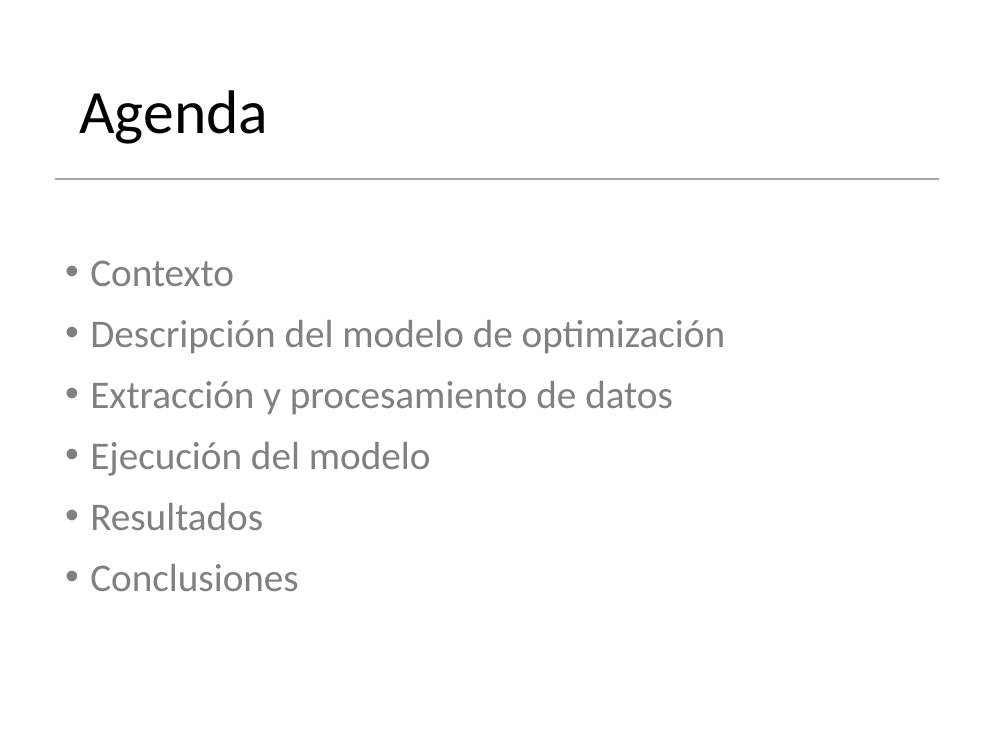
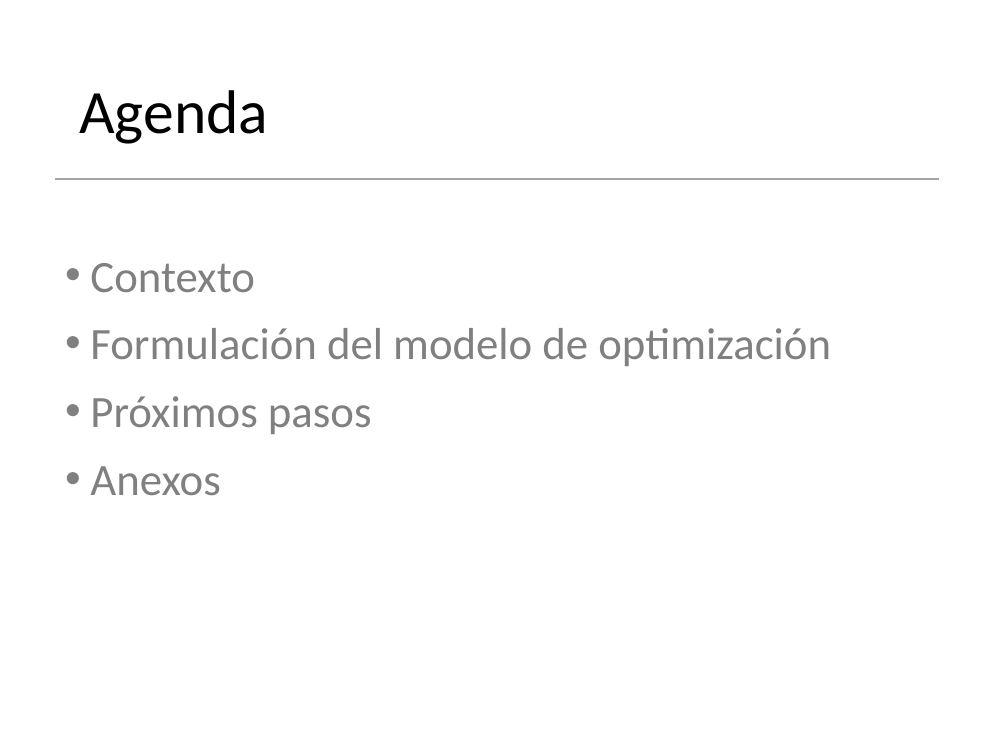
Before and after one commit to Robert-Aduviri/optimizacion-heladas-friaje, a slide deck: slide 2 of documentos/Presentación - Semana 2.pptx. Drawn at 1008x756 pixels with LibreOffice and Linux fonts; fonts in the diff are those of the drawing. Boxes give left, top, right and bottom in pixels: in the first picture for what was removed or moved away, otherwise in the second. Text is boxed around its words. In the diff, an @@ line names an element or a change of style, - is before the commit and + after.

```diff
--- a/documentos/Presentación - Semana 2.pptx
+++ b/documentos/Presentación - Semana 2.pptx
@@ text at box(90, 263, 255, 292): size 28 to 32 pt in "Contexto" @@
@@ text at box(90, 328, 831, 495): text changed; size 28 to 32 pt @@
-• Descripción del modelo de optimización
-• Extracción y procesamiento de datos
-• Ejecución del modelo
-• Resultados
-• Conclusiones
+• Formulación del modelo de optimización
+• Próximos pasos
+• Anexos
```
Also in this commit, not shown: 1 other slide changed, 2 slides added, 1 slide removed, 2 other files.
